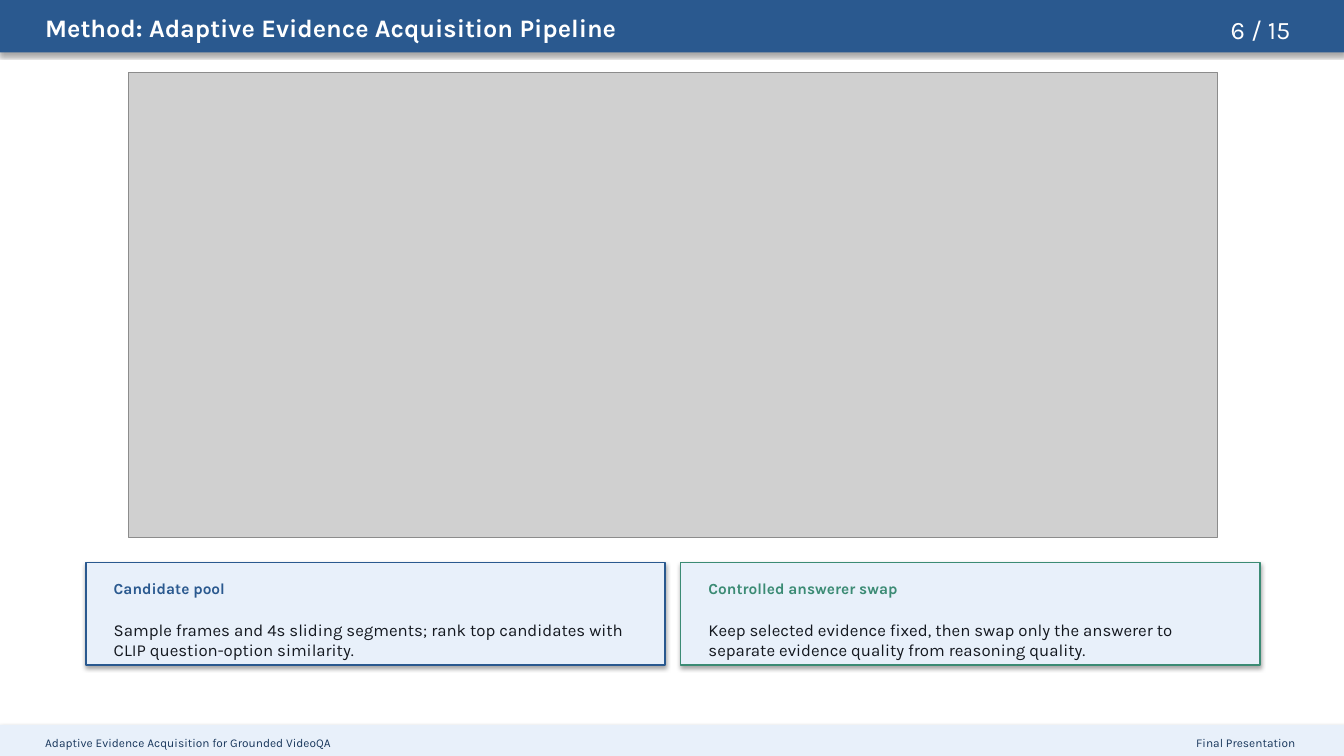
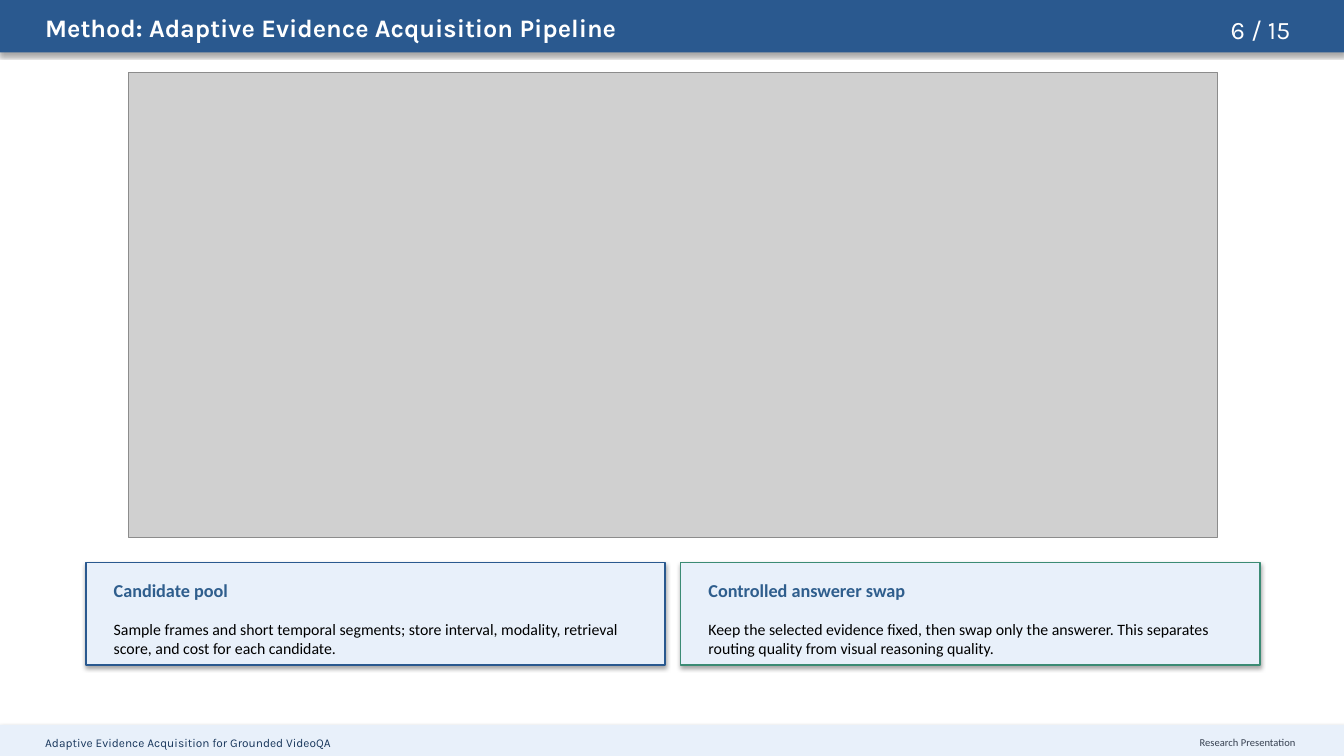
Before and after one commit to riteshthawkar/adaptive-evidence-grounded-videoqa, a slide deck: slide 6 of docs/presentation/adaptive_evidence_acquisition_grounded_videoqa_presentation.pptx. Drawn at 1344x756 pixels with LibreOffice and Linux fonts; fonts in the diff are those of the drawing; grey boxes stand for pictures. Boxes give left, top, right and bottom in pixels: in the first picture for what was removed or moved away, otherwise in the second. Text is boxed around its words. In the diff, an @@ line names an element or a change of style, - is before the commit and + after.

```diff
--- a/docs/presentation/adaptive_evidence_acquisition_grounded_videoqa_presentation.pptx
+++ b/docs/presentation/adaptive_evidence_acquisition_grounded_videoqa_presentation.pptx
@@ text "Candidate pool" at [114,584,228,600]: size 11 to 13 pt, font Karla to Calibri, text colour #2A598F to #2F5E8D @@
@@ text "Controlled answerer swap" at [708,584,905,600]: size 11 to 13 pt, font Karla to Calibri, text colour #3B8B74 to #2F5E8D @@
@@ text at [114,624,617,656]: text changed; size 12 to 11.3 pt; font Karla to Calibri; text colour #14181F to #000000 @@
-Sample frames and 4s sliding segments; rank top candidates with CLIP question-option similarity.
+Sample frames and short temporal segments; store interval, modality, retrieval score, and cost for each candidate.
@@ text at [708,624,1209,657]: text changed; size 12 to 11.3 pt; font Karla to Calibri; text colour #14181F to #000000 @@
-Keep selected evidence fixed, then swap only the answerer to separate evidence quality from reasoning quality.
+Keep the selected evidence fixed, then swap only the answerer. This separates routing quality from visual reasoning quality.
@@ text at [1200,739,1296,746]: text changed; size 8.5 to 7.5 pt; font Karla to Calibri; text colour #19375C to #374151 @@
-Final Presentation
+Research Presentation
```
Also in this commit, not shown: 13 other slides changed.
